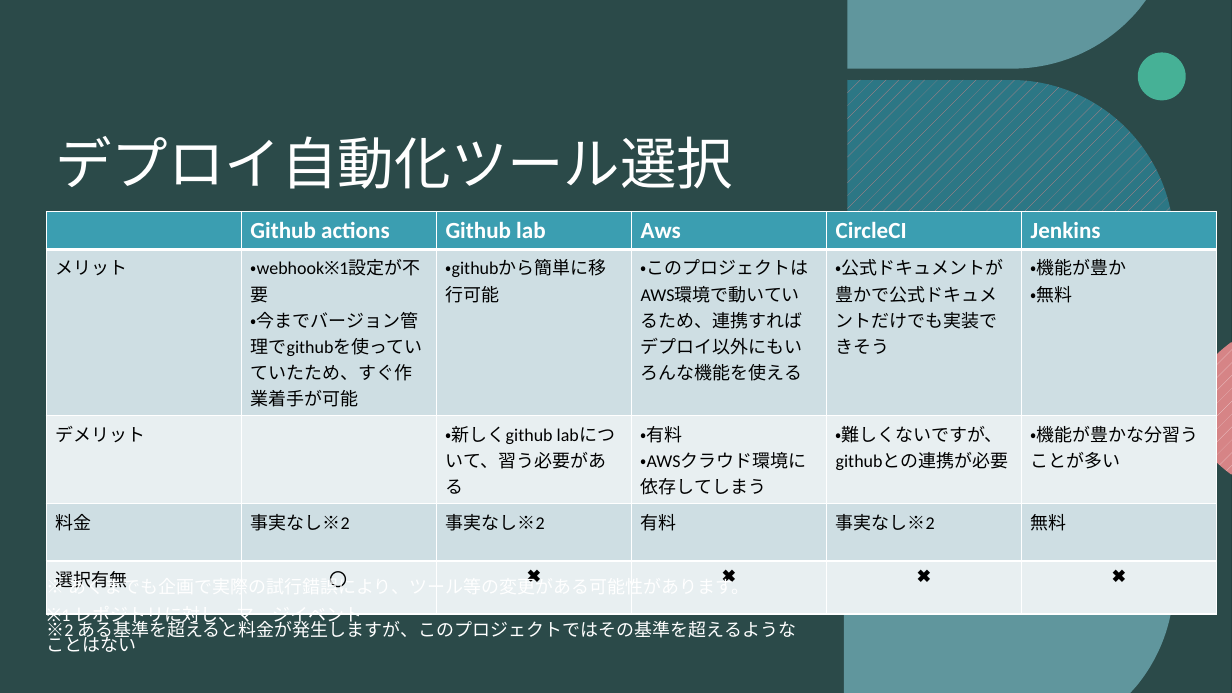
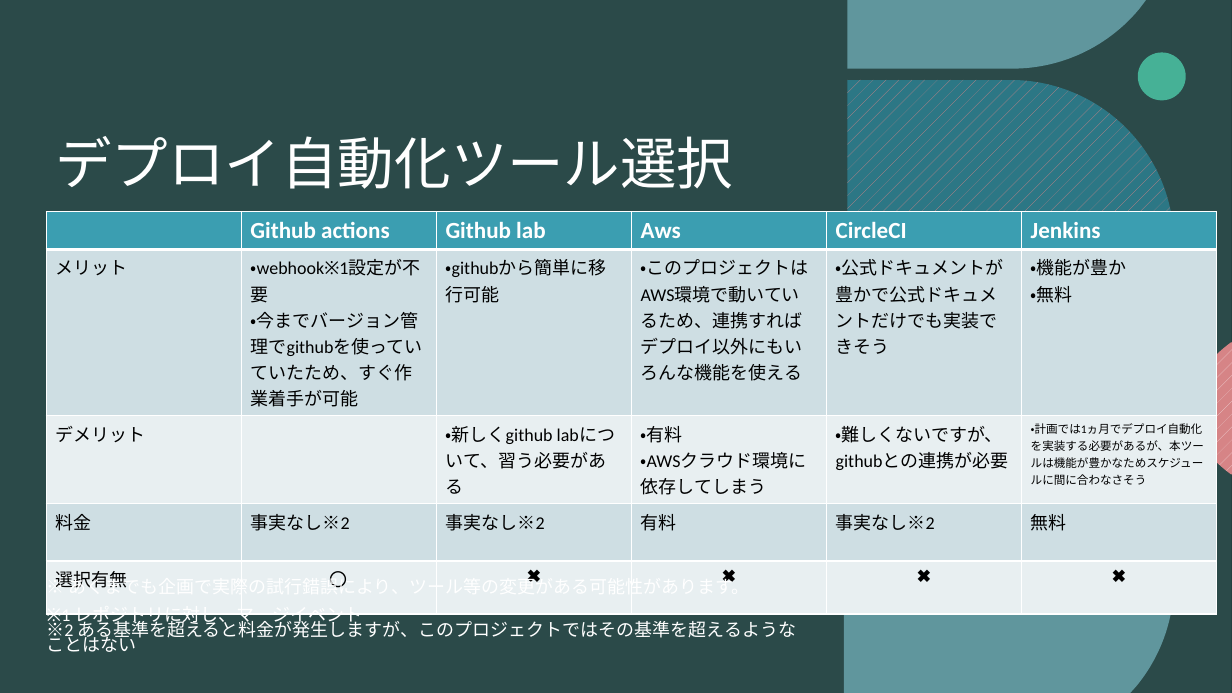
Before and after one commit to bittap/azusato, a slide deck: slide 6 of document/CI・CD/デプロイ自動化.pptx. Drawn at 1232x693 pixels with LibreOffice and Linux fonts; fonts in the diff are those of the drawing; background and template pictures are left out. Boxes give left, top, right and bottom in pixels: in the first picture for what was removed or moved away, otherwise in the second. Text is boxed around its words. In the diff, an @@ line names an element or a change of style, - is before the commit and + after.

Commit message:
jenkinsツールを使用しない理由を修正  機能が豊かなため　 -> スケジュールに間に合わないため

```diff
--- a/document/CI・CD/デプロイ自動化.pptx
+++ b/document/CI・CD/デプロイ自動化.pptx
@@ table at (x1=46, y1=212, x2=1216, y2=592) @@
-row 3, column 6: ・機能が豊かな分習うことが多い
+row 3, column 6: ・計画では1ヵ月でデプロイ自動化を実装する必要があるが、本ツールは機能が豊かなためスケジュールに間に合わなさそう
```
